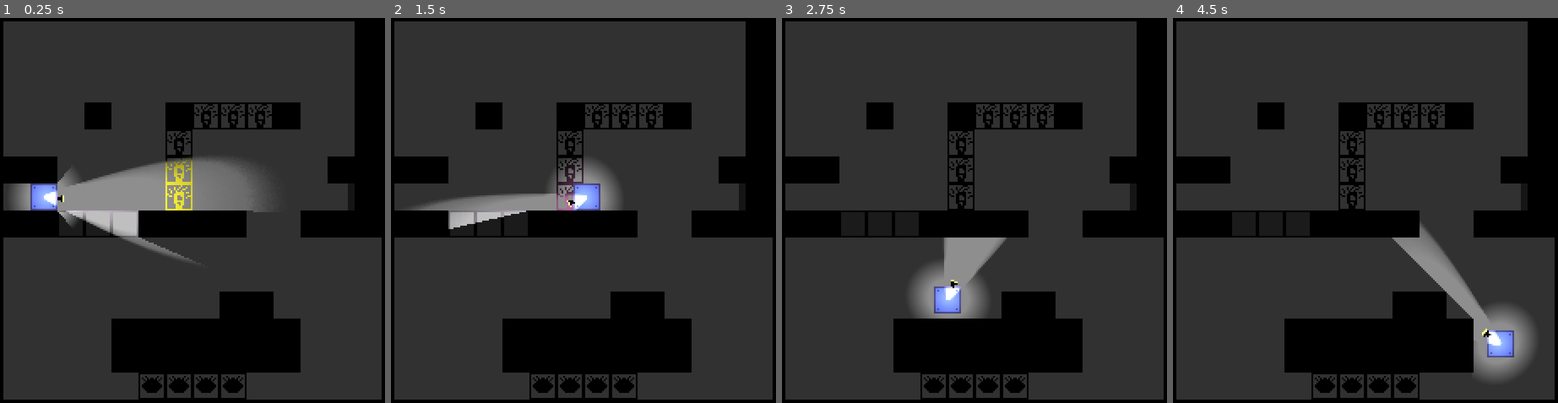
Above: before the commit, frames 1-4 (left to right).
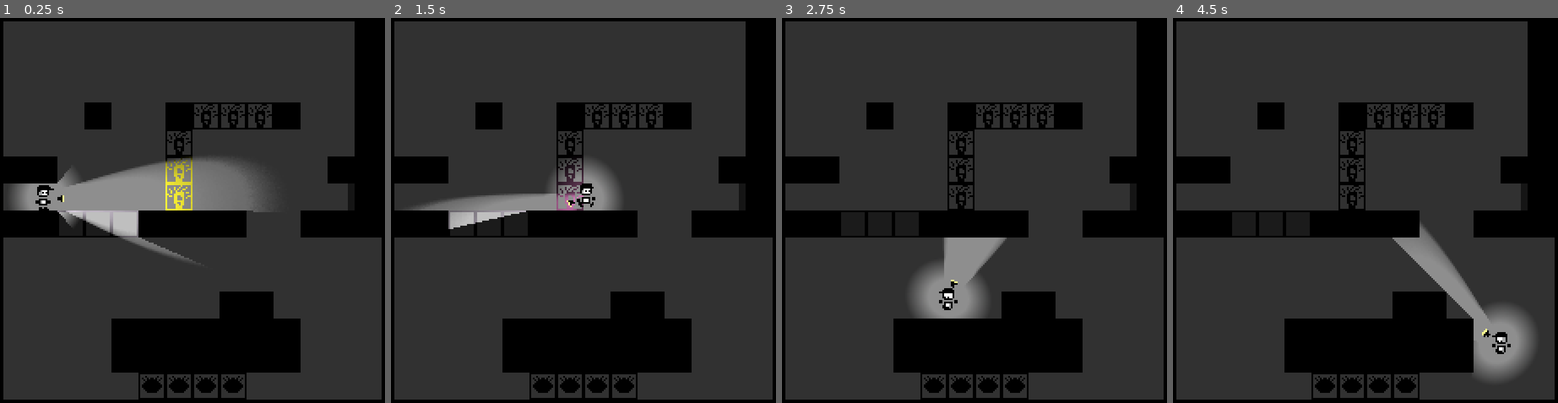
Above: after the commit, the same moments.

Repository: DylanPerry2098/ScreenTear
Game: Godot game, scene res://scenes/levels/test_room.tscn
Two runs of this game, one before a commit and one after it. Both use one fixed random seed, a clock stepped at 60 frames per second and the inputs below.
Inputs (mouse positions are in pixels of both pictures, inside the frame that each line leads up to):
- Up to frame 1 (0.25 s): no input
- Up to frame 2 (1.5 s): move the mouse to (679, 187) at 0.52 s; hold D (move_right) from 0.53 s (still down); tap Space (jump) at 0.6, 0.77, 1.07 s; move the mouse to (498, 233) at 1.27 s; tap E (interact) at 1.35 s
- Up to frame 3 (2.75 s): tap Space (jump) at 1.52, 1.55, 1.82, 2.1 s; move the mouse to (1016, 114) at 2.02 s; release D (move_right) at 2.03 s; hold A (move_left) from 2.03 s (still down)
- Up to frame 4 (4.5 s): move the mouse to (1342, 295) at 2.77 s; release A (move_left) at 2.78 s; hold D (move_right) 2.78-4.28 s; tap E (interact) at 2.85, 4.35 s; tap Space (jump) at 3.02, 3.05, 3.32, 3.6, 3.77, 4.07 s; move the mouse to (1496, 275) at 3.52 s; move the mouse to (1234, 145) at 4.27 s; hold A (move_left) from 4.28 s (still down)

The runs differ from the first frame. In frame 1, 0.5% of the frame differs, in the area x 7-15%, y 42-50%; in frame 2, 0.5%; in frame 3, 0.5%; in frame 4, 0.5%.

Commit message:
Most Animations Done
Still need to implement:
run_start
land

Diff:
--- a/scenes/characters/player.tscn
+++ b/scenes/characters/player.tscn
@@ -1,7 +1,7 @@
 [gd_scene format=3 uid="uid://beyip80fsaqxw"]
 
 [ext_resource type="Script" uid="uid://ya3wrxpmqji0" path="res://scripts/player/player.gd" id="1_b26j0"]
-[ext_resource type="Texture2D" uid="uid://cimod6todc0ct" path="res://assets/physical_block.png" id="2_2l4js"]
+[ext_resource type="Texture2D" uid="uid://c2hd5vnb8gphd" path="res://assets/character_spritesheet.png" id="2_2l4js"]
 [ext_resource type="Script" uid="uid://ca6bmm4rrv53n" path="res://scripts/state_machine/player_input_handler.gd" id="3_ur7pv"]
 [ext_resource type="Script" uid="uid://13pmxpaht68i" path="res://scripts/state_machine/state_machine.gd" id="4_ivps1"]
 [ext_resource type="Script" uid="uid://dl4bpe8stt0hy" path="res://scripts/state_machine/player/pr_idle_state.gd" id="5_urp6f"]
@@ -12,16 +12,118 @@
 [ext_resource type="PackedScene" uid="uid://be2f24h77roh3" path="res://scenes/gizmos/flashlight.tscn" id="10_7vyk4"]
 [ext_resource type="Texture2D" uid="uid://drp0dedttahbe" path="res://assets/light_point.webp" id="11_2l4js"]
 
+[sub_resource type="Animation" id="Animation_2l4js"]
+length = 0.001
+tracks/0/type = "value"
+tracks/0/imported = false
+tracks/0/enabled = true
+tracks/0/path = NodePath(".:frame")
+tracks/0/interp = 1
+tracks/0/loop_wrap = true
+tracks/0/keys = {
+"times": PackedFloat32Array(0),
+"transitions": PackedFloat32Array(1),
+"update": 1,
+"values": [0]
+}
+tracks/1/type = "value"
+tracks/1/imported = false
+tracks/1/enabled = true
+tracks/1/path = NodePath(".:frame_coords")
+tracks/1/interp = 1
+tracks/1/loop_wrap = true
+tracks/1/keys = {
+"times": PackedFloat32Array(0),
+"transitions": PackedFloat32Array(1),
+"update": 1,
+"values": [Vector2i(0, 2)]
+}
+
+[sub_resource type="Animation" id="Animation_k4v7y"]
+resource_name = "fall_loop"
+loop_mode = 1
+tracks/0/type = "value"
+tracks/0/imported = false
+tracks/0/enabled = true
+tracks/0/path = NodePath(".:frame_coords")
+tracks/0/interp = 1
+tracks/0/loop_wrap = true
+tracks/0/keys = {
+"times": PackedFloat32Array(0),
+"transitions": PackedFloat32Array(1),
+"update": 1,
+"values": [Vector2i(0, 3)]
+}
+
+[sub_resource type="Animation" id="Animation_jk2m4"]
+resource_name = "idle"
+loop_mode = 1
+tracks/0/type = "value"
+tracks/0/imported = false
+tracks/0/enabled = true
+tracks/0/path = NodePath(".:frame")
+tracks/0/interp = 1
+tracks/0/loop_wrap = true
+tracks/0/keys = {
+"times": PackedFloat32Array(0, 0.25, 0.5, 0.75, 0.999),
+"transitions": PackedFloat32Array(1, 1, 1, 1, 1),
+"update": 1,
+"values": [0, 1, 2, 3, 4]
+}
+
+[sub_resource type="Animation" id="Animation_xhtjm"]
+resource_name = "jump"
+loop_mode = 1
+tracks/0/type = "value"
+tracks/0/imported = false
+tracks/0/enabled = true
+tracks/0/path = NodePath(".:frame_coords")
+tracks/0/interp = 1
+tracks/0/loop_wrap = true
+tracks/0/keys = {
+"times": PackedFloat32Array(0),
+"transitions": PackedFloat32Array(1),
+"update": 1,
+"values": [Vector2i(0, 2)]
+}
+
+[sub_resource type="Animation" id="Animation_xrqxk"]
+resource_name = "run_loop"
+loop_mode = 1
+step = 0.125
+tracks/0/type = "value"
+tracks/0/imported = false
+tracks/0/enabled = true
+tracks/0/path = NodePath(".:frame")
+tracks/0/interp = 1
+tracks/0/loop_wrap = true
+tracks/0/keys = {
+"times": PackedFloat32Array(0, 0.125, 0.25, 0.375, 0.5, 0.625, 0.75, 0.875),
+"transitions": PackedFloat32Array(1, 1, 1, 1, 1, 1, 1, 1),
+"update": 1,
+"values": [8, 9, 10, 11, 12, 13, 14, 15]
+}
+
+[sub_resource type="AnimationLibrary" id="AnimationLibrary_xhtjm"]
+_data = {
+&"RESET": SubResource("Animation_2l4js"),
+&"fall_loop": SubResource("Animation_k4v7y"),
+&"idle": SubResource("Animation_jk2m4"),
+&"jump_loop": SubResource("Animation_xhtjm"),
+&"run_loop": SubResource("Animation_xrqxk")
+}
+
 [sub_resource type="CircleShape2D" id="CircleShape2D_xhtjm"]
 radius = 7.0
 
-[node name="Player" type="CharacterBody2D" unique_id=366328777 node_paths=PackedStringArray("state_machine", "state_idle", "state_run", "state_jump", "state_fall", "state_land")]
+[node name="Player" type="CharacterBody2D" unique_id=366328777 node_paths=PackedStringArray("animation_player", "state_machine", "state_idle", "state_run", "state_jump", "state_fall", "state_land")]
 collision_layer = 3
 collision_mask = 65
 script = ExtResource("1_b26j0")
 speed = 125.0
 jump_strength = 250.0
 gravity = 500.0
+animation_player = NodePath("AnimationPlayer")
 state_machine = NodePath("StateMachine")
 state_idle = NodePath("StateMachine/IdleState")
 state_run = NodePath("StateMachine/RunState")
@@ -32,6 +134,13 @@
 [node name="Sprite2D" type="Sprite2D" parent="." unique_id=343403495]
 unique_name_in_owner = true
 texture = ExtResource("2_2l4js")
+hframes = 8
+vframes = 4
+frame = 16
+
+[node name="AnimationPlayer" type="AnimationPlayer" parent="." unique_id=290945248]
+root_node = NodePath("../Sprite2D")
+libraries/ = SubResource("AnimationLibrary_xhtjm")
 
 [node name="CollisionShape2D" type="CollisionShape2D" parent="." unique_id=662750080]
 unique_name_in_owner = true
--- a/scripts/player/player.gd
+++ b/scripts/player/player.gd
@@ -8,6 +8,8 @@
 @onready var light_center: Node2D = $LightCenter
 
 @export var light_distance:float = 10.0
+
+@export var animation_player: AnimationPlayer
 
 @export var state_machine: StateMachine
 @export var state_idle: State
@@ -26,13 +28,13 @@
 
 func flip_sprite_by_velocity() -> void:
 	if velocity.x != 0:
-		%Sprite2D.flip_h = velocity.x > 0
+		%Sprite2D.flip_h = velocity.x < 0
 
 func _ready() -> void:
 	if SceneManager.last_main_scene_resource_uid:
 		_find_spawn_position()
 
-	state_machine.init(self, null) #$AnimationPlayer)
+	state_machine.init(self, animation_player)
 
 func _find_spawn_position() -> void:
 	for node in SceneManager.current_main_scene.get_children():
--- a/scripts/state_machine/player/pr_fall_state.gd
+++ b/scripts/state_machine/player/pr_fall_state.gd
@@ -1,7 +1,7 @@
 extends State
 
 func enter(data: Dictionary) -> void:
-	#animation_player.play("player/fall_loop")
+	animation_player.play("fall_loop")
 	if data.get("coyote_time", false):
 		parent.coyote_timer.start()
 
--- a/scripts/state_machine/player/pr_idle_state.gd
+++ b/scripts/state_machine/player/pr_idle_state.gd
@@ -3,7 +3,7 @@
 var touched_the_floor := false
 
 func enter(_data: Dictionary) -> void:
-	#animation_player.play("player/idle")
+	animation_player.play("idle")
 	touched_the_floor = false
 
 func physics_update(_delta: float) -> Transition:
--- a/scripts/state_machine/player/pr_jump_state.gd
+++ b/scripts/state_machine/player/pr_jump_state.gd
@@ -4,7 +4,7 @@
 
 func enter(_data: Dictionary) -> void:
 	frames_in_state = 0
-	#animation_player.play("player/jump")
+	animation_player.play("jump_loop")
 	parent.velocity.y = -parent.jump_strength
 	parent.coyote_timer.stop()
 
--- a/scripts/state_machine/player/pr_run_state.gd
+++ b/scripts/state_machine/player/pr_run_state.gd
@@ -6,11 +6,11 @@
 var frames_without_horizontal_input := 0
 var turn_animation_playing := false
 
-# func enter(_data: Dictionary) -> void:
+func enter(_data: Dictionary) -> void:
 	#animation_player.play("player/run_start")
 	#await animation_player.animation_finished
 	# if _is_active_state() and not turn_animation_playing:
-		#animation_player.play("player/run_loop")
+	animation_player.play("run_loop") #indent this line after if implemented
 
 func exit() -> void:
 	last_x_direction = 0
